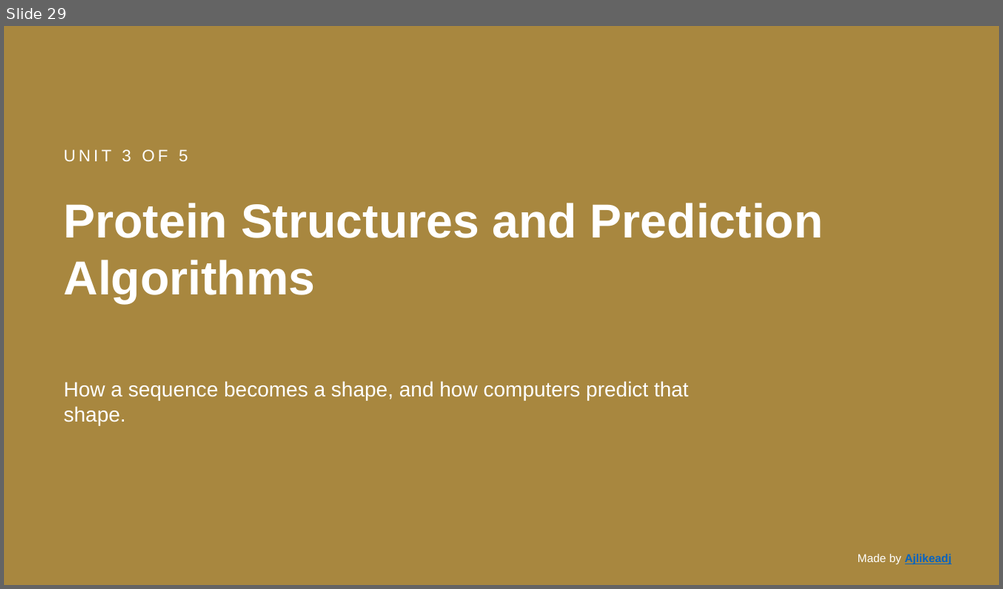
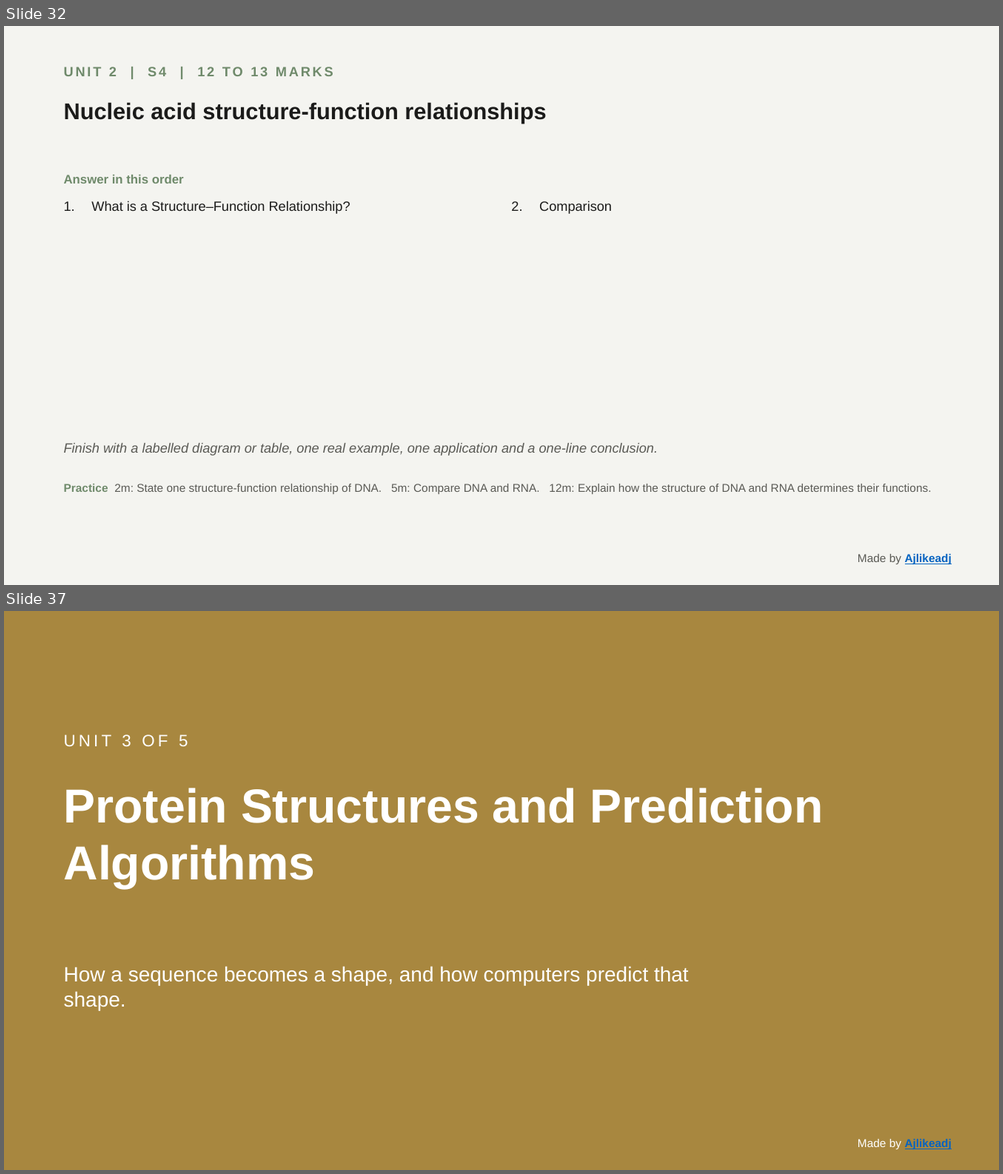
Before and after one commit to Ajlikeadj/Bio, a slide deck: CompBio-slides.pptx. Shown one above the other, each under a label of ours: slide 29 before the commit, slides 32 and 37 after it; the slides between them are not shown. The pictures are 1003x589 and 1003x1174 pixels, drawn with LibreOffice and Linux fonts; fonts in the diff are those of the drawing. Boxes give left, top, right and bottom in pixels: in the first picture for what was removed or moved away, otherwise in the second. Text is boxed around its words. In the diff, an @@ line names an element or a change of style, - is before the commit and + after.

```diff
--- a/CompBio-slides.pptx
+++ b/CompBio-slides.pptx
@@ slide 32 added at <box>4,26,999,585</box>, background #F4F4F0 @@
@@ text added at <box>64,67,333,76</box>, 13 pt, text #6F8A6B, bold @@
+UNIT 2 | S4 | 12 TO 13 MARKS
@@ text added at <box>64,102,546,124</box>, 22 pt, text #1B1B1A, bold @@
+Nucleic acid structure-function relationships
@@ text added at <box>64,175,184,184</box>, 12 pt, text #6F8A6B, bold @@
+Answer in this order
@@ text added at <box>91,201,350,214</box>, 13 pt, text #1B1B1A @@
+1. What is a Structure–Function Relationship?
@@ text added at <box>539,201,612,214</box>, 13 pt, text #1B1B1A @@
+2. Comparison
@@ text added at <box>64,443,657,456</box>, 13 pt, text #5A5A55, italic @@
+Finish with a labelled diagram or table, one real example, one application and a one-line conclusion.
@@ text added at <box>64,484,931,494</box>, 11 pt, text #5A5A55 @@
+Practice 2m: State one structure-function relationship of DNA. 5m: Compare DNA and RNA. 12m: Explain how the structure of DNA and RNA determines their functions.
@@ text added at <box>857,554,951,565</box>, 11 pt, text #0563C1, bold, underline @@
+Made by Ajlikeadj
@@ what was slide 29 is now slide 37 @@
```
Also in this commit, not shown: 1 slide changed, 67 other slides added, 60 slides removed, 10 other files.
